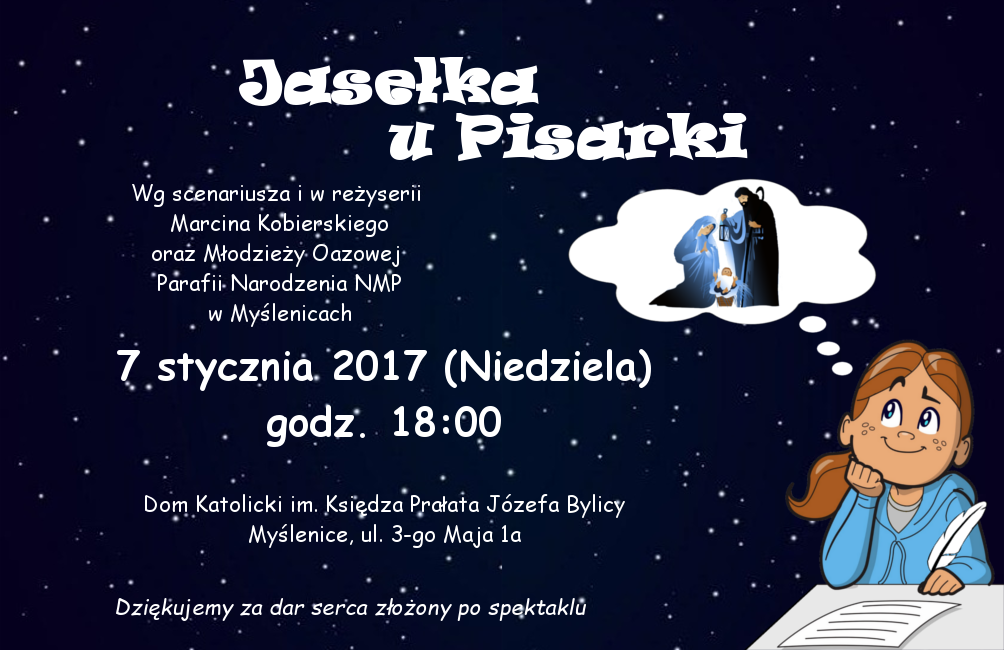
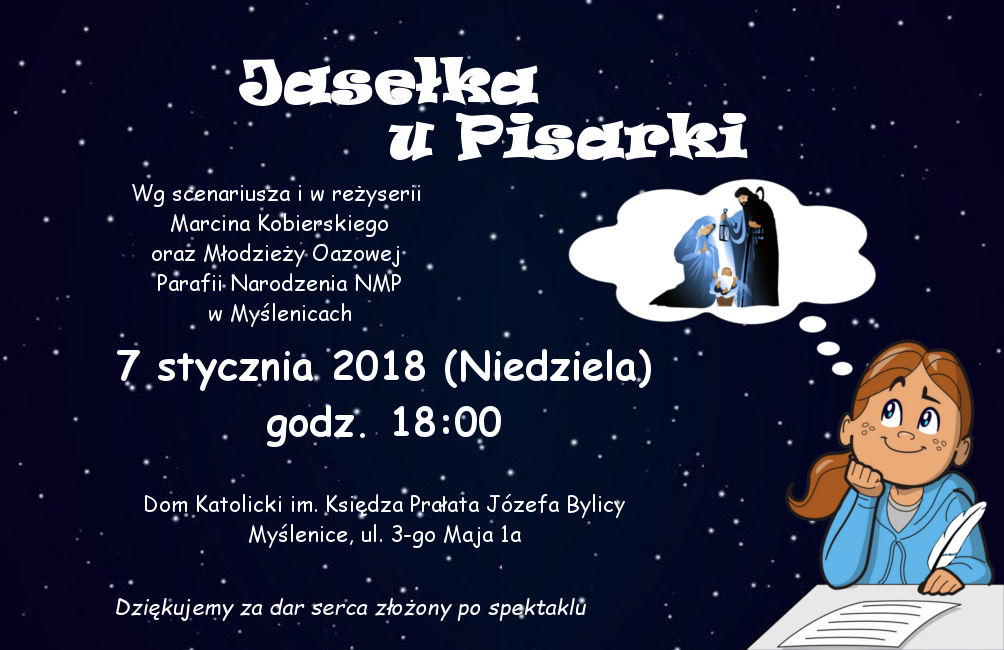
Layered file, before and after one edit (1004px x 650px). Changes by layer:
renamed "7 stycznia 2017 (Niedziela) ..." to "7 stycznia 2018 (Niedziela) ...", painted on it over [404, 350, 427, 381]
